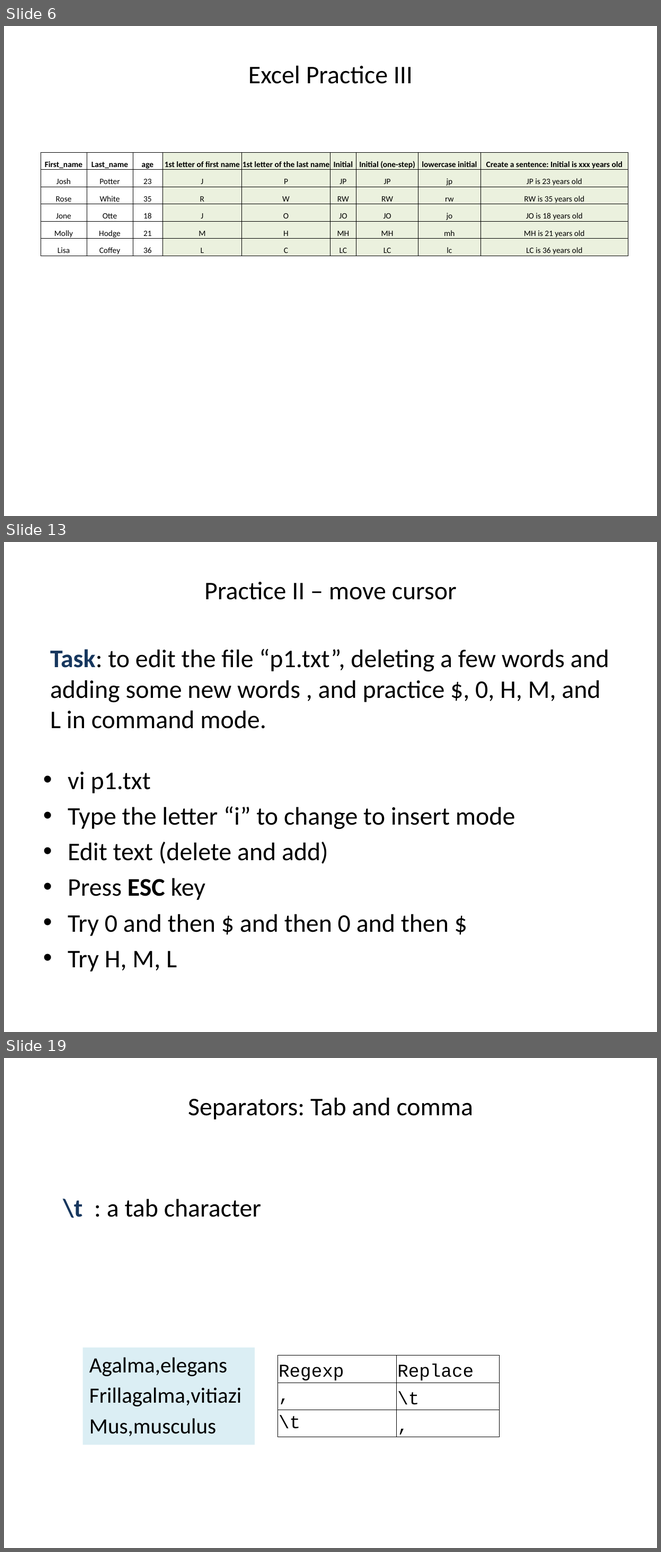
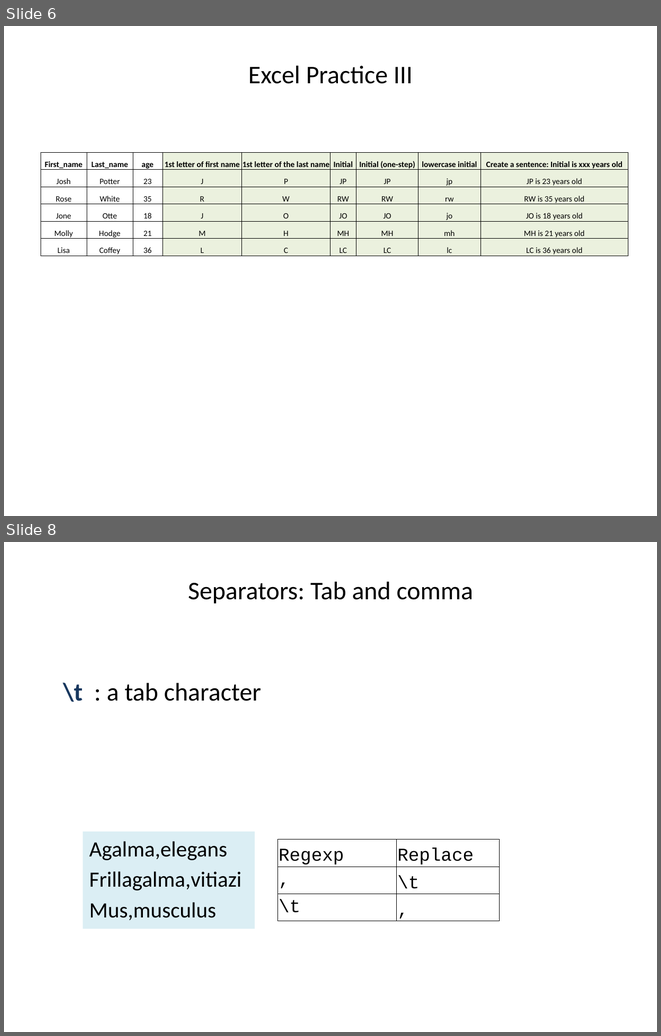
Before and after one commit to ravinpoudel/PLPTH813Bioinformatics, a slide deck: labs/lab01b_vi_regex.pptx. Shown one above the other, each under a label of ours: slides 6, 13 and 19 before the commit, slides 6 and 8 after it; the slides between them are not shown. The pictures are 661x1552 and 661x1036 pixels, drawn with LibreOffice and Linux fonts; fonts in the diff are those of the drawing. Boxes give left, top, right and bottom in pixels: in the first picture for what was removed or moved away, otherwise in the second. Text is boxed around its words. In the diff, an @@ line names an element or a change of style, - is before the commit and + after.

```diff
--- a/labs/lab01b_vi_regex.pptx
+++ b/labs/lab01b_vi_regex.pptx
@@ slide 13 removed at [4, 542, 657, 1032], background #FFFFFF @@
@@ title removed at [204, 582, 457, 600] @@
-Practice II – move cursor
@@ text removed at [50, 649, 609, 729] @@
-Task: to edit the file “p1.txt”, deleting a few words and adding some new words , and practice $, 0, H, M, and L in command mode.
@@ text removed at [68, 771, 515, 971] @@
-• vi p1.txt
-• Type the letter “i” to change to insert mode
-• Edit text (delete and add)
-• Press ESC key
-• Try 0 and then $ and then 0 and then $
-• Try H, M, L
@@ what was slide 19 is now slide 8 @@
```
Also in this commit, not shown: 2 slides changed, 10 other slides removed.
